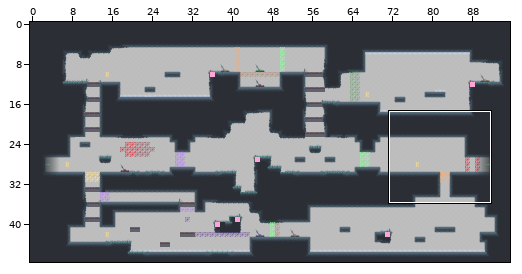
A Tiled map gets an edit: Worlds/Forest/S6_6.tmx. The picture above shows the old version from afar; the outline marks the close-up.
Close-up. Earlier state:
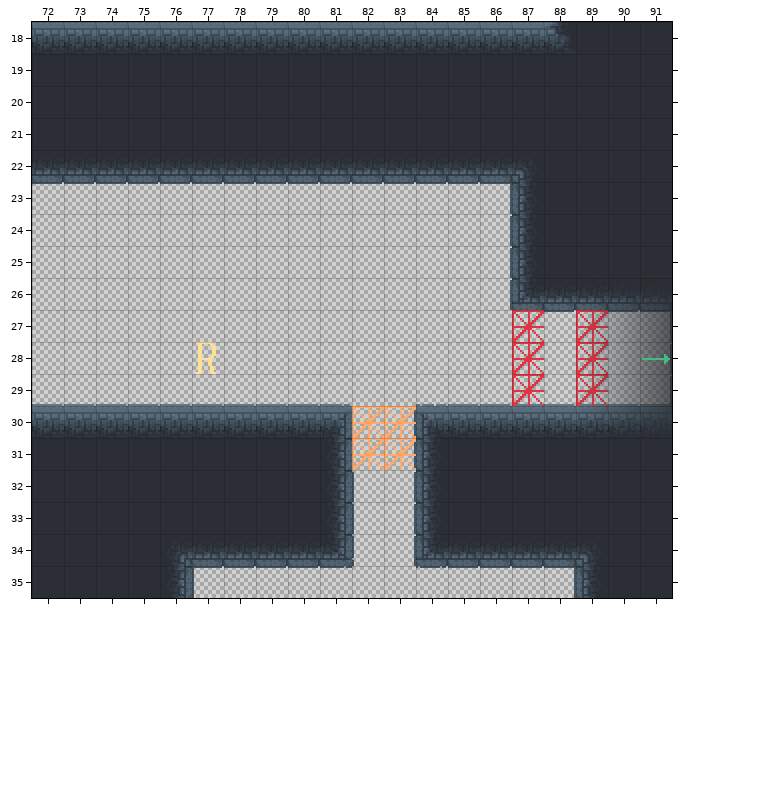
Cells are 160x160 px. Shown: x 72..91, y 18..35. The commit also changed other parts of the map, which this record leaves out.
After:
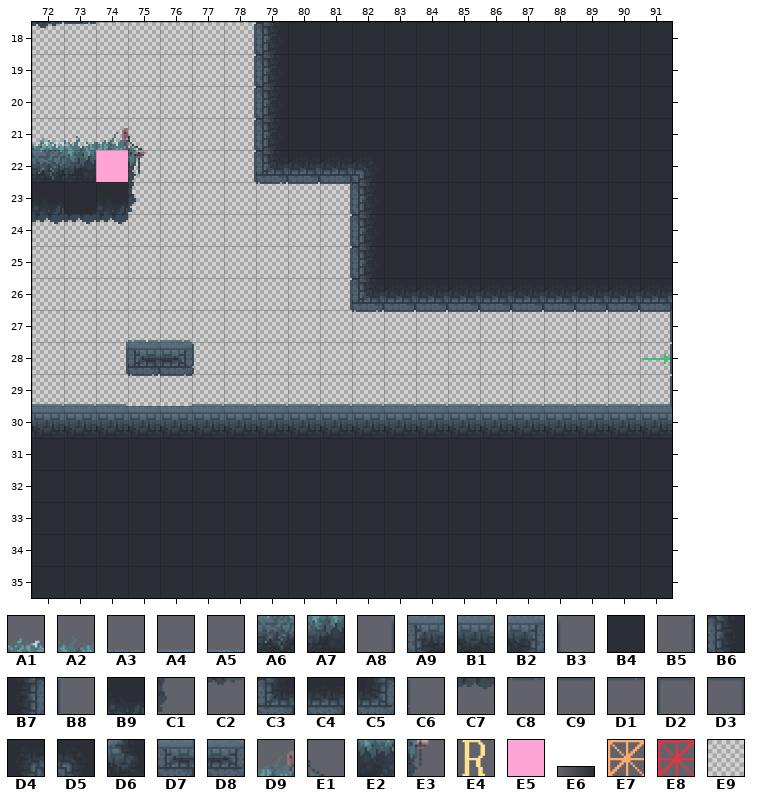
Key: from "Forest": A1 9, A2 10, A3 12, A4 13, A5 14, A6 25, A7 26, A8 27, A9 28, B1 29, B2 30, B3 31, B4 34, B5 43, B6 44, B7 46, B8 47, B9 50, C1 52, C2 56, C3 60, C4 61, C5 62, C6 63, C7 66, C8 76, C9 77, D1 78, D2 92, D3 93, D4 94, D5 95, D6 111, D7 125, D8 127, D9 178, E1 179, E2 194, E3 195; from "Specials": E4 1 "R", E5 2 "corn", E6 7 "trav2"; from "act-Sheet": E7 16, E8 17; from "wireframe_purple16": E9 0.
__ is an empty cell, ## one hidden under a higher layer.
Objects are placed by their top-left corner, in cells (3,4 is the top-left corner of cell 3,4); size is 1x1 cell unless given.
Tiles replaced or removed in this view: A4, A8, A9, B1, B2, B3, B4, B5, B6, B7, B8, C3, C4, C5, C6, C8, C9, D1, D2, D3, D4, D5, D6, E4, E6, E7, E8, E9.
The exact change:
Changed rows in their new state; .. is an unchanged cell.
Layer "wireframe":
first column x 72:
18 E9 E9 E9 E9 E9 E9 E9 .. .. .. .. .. .. .. .. .. ..
19 E9 E9 E9 E9 E9 E9 E9 .. .. .. .. .. .. .. .. .. ..
20 E9 E9 E9 E9 E9 E9 E9 .. .. .. .. .. .. .. .. .. ..
21 E9 E9 E9 E9 E9 E9 E9 .. .. .. .. .. .. .. .. .. ..
22 .. .. .. E9 E9 E9 E9 .. .. .. .. .. .. .. .. .. ..
23 ## ## ## .. .. .. .. .. .. .. ## ## ## ## ## .. ..
24 .. .. .. .. .. .. .. .. .. .. ## ## ## ## ## .. ..
25 .. .. .. .. .. .. .. .. .. .. ## ## ## ## ## .. ..
26 .. .. .. .. .. .. .. .. .. .. ## ## ## ## ## .. ..
28 .. .. .. ## ## .. .. .. .. .. .. .. .. .. .. .. ..
30 .. .. .. .. .. .. .. .. .. .. ## ## .. .. .. .. ..
31 .. .. .. .. .. .. .. .. .. .. ## ## .. .. .. .. ..
32 .. .. .. .. .. .. .. .. .. .. ## ## .. .. .. .. ..
33 .. .. .. .. .. .. .. .. .. .. ## ## .. .. .. .. ..
34 .. .. .. .. .. .. .. .. .. .. ## ## .. .. .. .. ..
35 .. .. .. .. .. ## ## ## ## ## ## ## ## ## ## ## ##
Layer "Platforms":
first column x 72:
18 __ __ __ __ __ __ __
19 __ __ __ __ __ __ __
20 __ __ __ __ __ __ __
21 __ __ __ __ __ __ __
22 .. .. .. __ __ __ __
Layer "Grass":
first column x 72:
18 C2 D1 __ __ __ __ B5 B6 B4 B4 B4 B4 B4 B4 B4 B4 B4 ..
19 __ __ __ __ __ __ B5 B6 .. .. .. .. .. .. .. .. .. ..
20 __ __ __ __ __ __ B5 B6 .. .. .. .. .. .. .. .. .. ..
21 A1 A2 D9 E1 __ __ B5 B6 .. .. .. .. .. .. .. .. .. ..
22 A6 A7 E2 E3 __ __ B5 C3 .. .. D5 B4 B4 B4 B4 B4 .. ..
23 B9 B4 B9 C1 __ __ __ .. .. D3 B6 B4 B4 B4 B4 B4 .. ..
24 C7 C7 C7 .. .. .. .. .. .. B5 B6 B4 B4 B4 B4 B4 .. ..
25 .. .. .. .. .. .. .. .. .. B5 B6 B4 B4 B4 B4 B4 .. ..
26 .. .. .. .. .. .. .. .. .. B5 C3 C4 C4 C4 C4 C4 .. ..
27 .. .. .. A3 A5 .. .. .. .. .. C8 C9 C9 C9 C9 C9 .. ..
28 .. .. A8 D7 D8 C6 .. .. .. .. .. .. .. .. .. .. .. ..
29 .. .. .. C8 D1 .. .. .. .. .. A4 A4 .. .. .. .. .. ..
30 .. .. .. .. .. .. .. .. .. B1 B1 B1 B1 .. .. .. .. ..
31 .. .. .. .. .. .. .. .. .. B4 B4 B4 B4 .. .. .. .. ..
32 .. .. .. .. .. .. .. .. .. B4 B4 B4 B4 .. .. .. .. ..
33 .. .. .. .. .. .. .. .. .. B4 B4 B4 B4 .. .. .. .. ..
34 .. .. .. .. B4 B4 B4 B4 B4 B4 B4 B4 B4 B4 B4 B4 B4 B4
35 .. .. .. .. B4 B4 B4 B4 B4 B4 B4 B4 B4 B4 B4 B4 B4 B4
Layer "Door":
first column x 82:
27 .. .. .. .. .. __ .. __
28 .. .. .. .. .. __ .. __
29 .. .. .. .. .. __ .. __
30 __ __ .. .. .. .. .. ..
31 __ __ .. .. .. .. .. ..
Layer "Respawn":
first column x 77:
28 __
Layer "Details":
first column x 89:
26 __
27 __
28 __
29 __
30 __
Layer "Ledges":
added: E5 "corn" at 74,22
